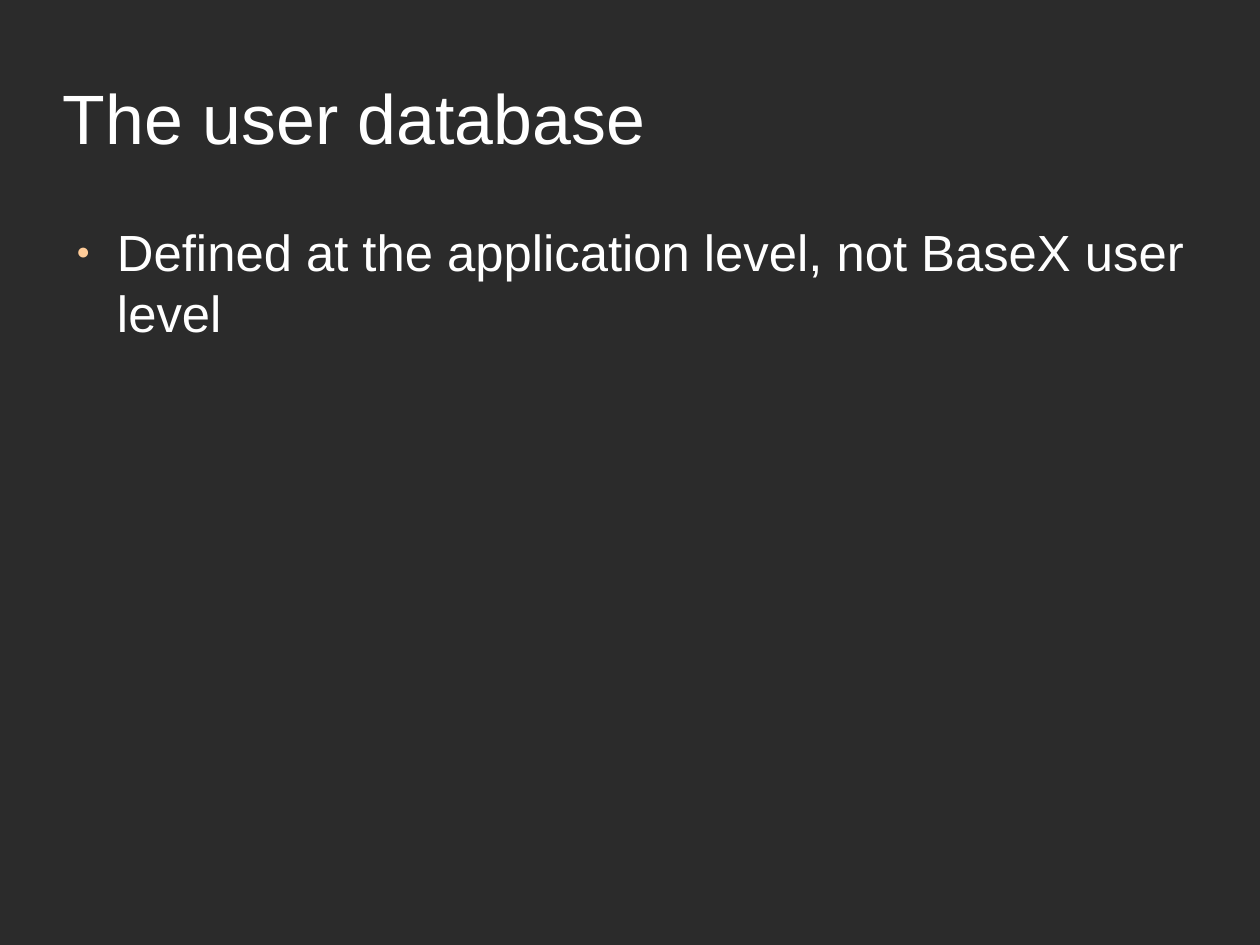
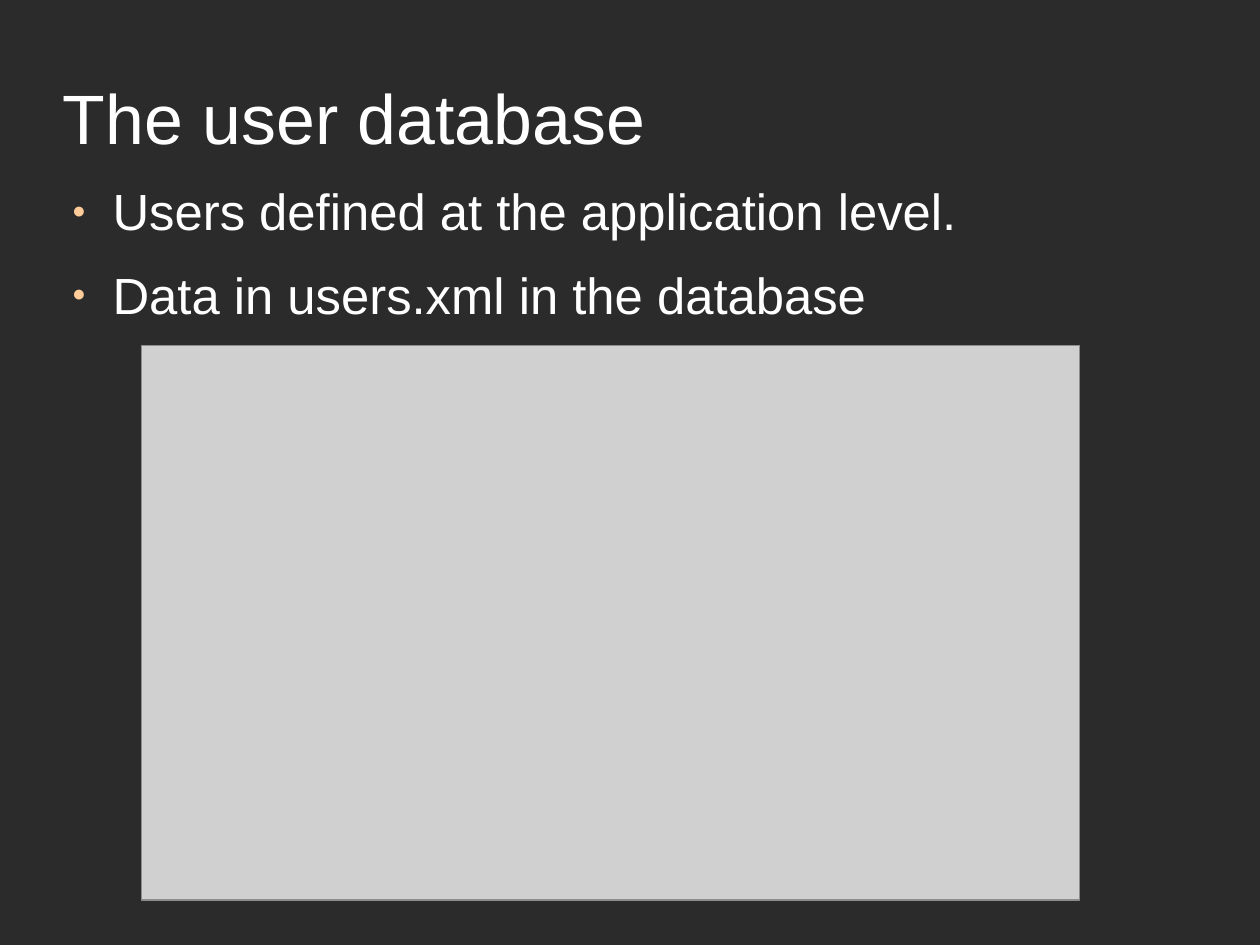
Before and after one commit to apb2006/graphxq, a slide deck: slide 23 of src/graphxq/talk/BaseX-user-group-talk.odp (slide 22 before the commit). Drawn at 1260x945 pixels with LibreOffice and Linux fonts; fonts in the diff are those of the drawing; grey boxes stand for pictures; background and template pictures are left out; a plain dark background stands for a picture behind light text. Boxes give left, top, right and bottom in pixels: in the first picture for what was removed or moved away, otherwise in the second. Text is boxed around its words. In the diff, an @@ line names an element or a change of style, - is before the commit and + after.

```diff
--- a/src/graphxq/talk/BaseX-user-group-talk.odp
+++ b/src/graphxq/talk/BaseX-user-group-talk.odp
@@ text at [113,193,957,315]: text changed @@
-● Defined at the application level, not BaseX user level
+● Users defined at the application level.
+● Data in users.xml in the database
@@ picture added at [142,345,1080,900] @@
```
Also in this commit, not shown: 16 other slides changed, 8 slides added, 8 slides removed, 15 other files.
